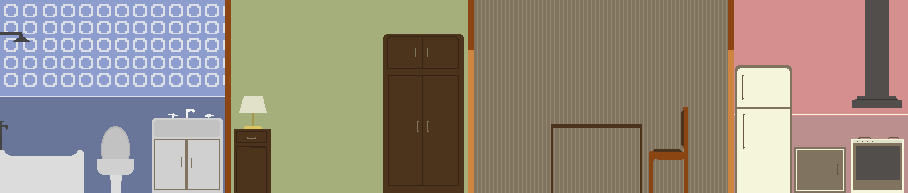
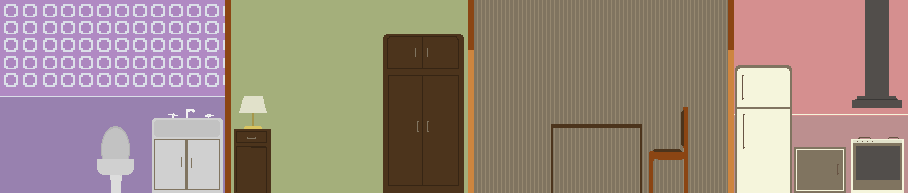
Before/after of a 908px x 193px layered artwork. What changed in the layer stack:
hid "bañera" over [0, 32, 84, 193]
painted on "bath_bg" over [0, 0, 225, 193]
added layer "Forma 1" above "mueble_abajo" over [0, 0, 225, 94]
